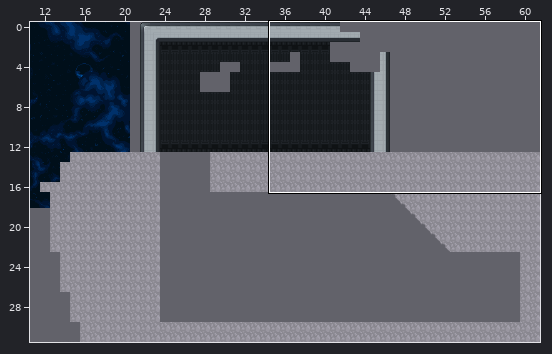
One commit to this Tiled map (JSON): core/assets/levels/level_1/level_0.tmj. Above, an overview of the earlier version with the close-up marked.
Close-up. First the earlier version:
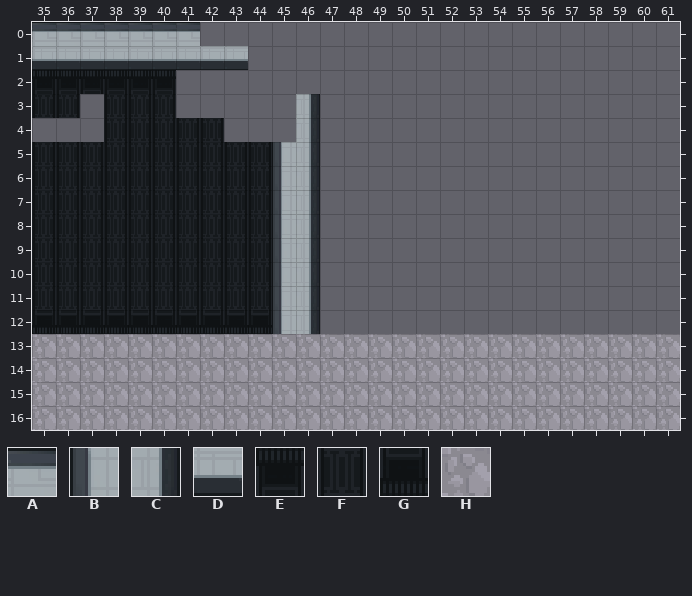
Cells are 16x16 px. Shown: x 35..61, y 0..16. The commit also changed other parts of the map, which this record leaves out.
Key: from "space-tiles": A 2, B 17, C 19, D 34, E 66 "Background", F 81 "Background", G 98 "Background"; from "tileset": H 17 "GameObject".
_ is an empty cell.
Layer "Tile Layer 1" before, first column x 35:
 0 AAAAAAA____________________
 1 DDDDDDDDD__________________
 2 EEEEEE_____________________
 3 FF_FFF_____C_______________
 4 ___FFFFF___C_______________
 5 FFFFFFFFFFBC_______________
 6 FFFFFFFFFFBC_______________
 7 FFFFFFFFFFBC_______________
 8 FFFFFFFFFFBC_______________
 9 FFFFFFFFFFBC_______________
10 FFFFFFFFFFBC_______________
11 FFFFFFFFFFBC_______________
12 GGGGGGGGGGBC_______________
13 HHHHHHHHHHHHHHHHHHHHHHHHHHH
14 HHHHHHHHHHHHHHHHHHHHHHHHHHH
15 HHHHHHHHHHHHHHHHHHHHHHHHHHH
16 HHHHHHHHHHHHHHHHHHHHHHHHHHH
And afterwards:
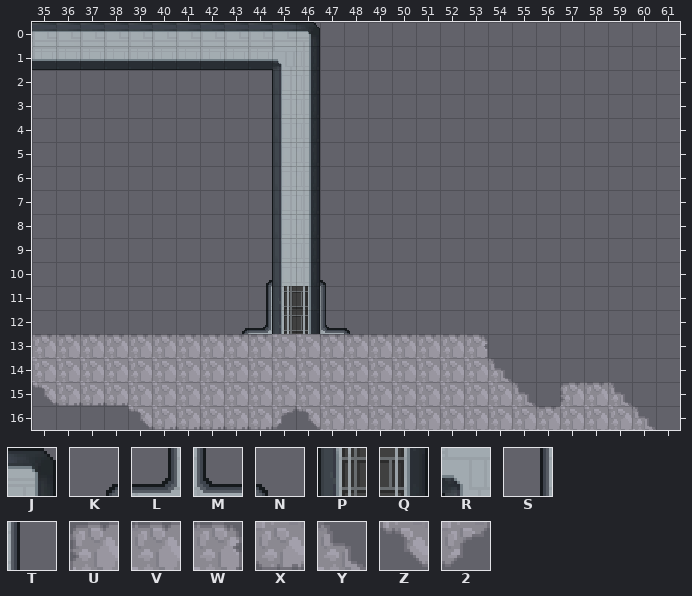
Further tiles: from "space-tiles": J 3, K 11, L 12, M 14, N 15, P 21, Q 23, R 30, S 43, T 47; from "tileset": U 0 "GameObject", V 1 "GameObject", W 2 "GameObject", X 33 "GameObject", Y 67 "GameObject", Z 82 "GameObject", 2 83 "GameObject".
What changed:
Layer "Tile Layer 1":
The author changed tile H to tile 2 in row 16 at x 45.
Tile A now appears in row 0 at x 42 to 45.
Tile B now appears in rows 2 to 4 at x 45.
Tile C now appears in rows 1 to 2 at x 46.
Tile D now appears in row 1 at x 44.
Tile J now appears in row 0 at x 46.
The author changed tile F to tile K in row 10 at x 44.
The author changed tile G to tile K in row 12 at x 43.
The author changed tile G to tile L in row 12 at x 44.
Tile M now appears in row 12 at x 47.
Tile N now appears in row 10 at x 47; in row 12 at x 48.
The author changed tile B to tile P in rows 11 to 12 at x 45.
The author changed tile C to tile Q in rows 11 to 12 at x 46.
Tile R now appears in row 1 at x 45.
The author changed tile F to tile S in row 11 at x 44.
Tile T now appears in row 11 at x 47.
The author changed tile H to tile U in row 15 at x 57.
The author changed tile H to tile V in row 13 at x 35 to 44 and 47 to 52; in row 15 at x 58; in row 16 at x 56.
The author changed tile H to tile W in row 13 at x 53.
The author changed tile H to tile X in row 15 at x 36 to 38; in row 16 at x 40 to 44.
The author changed tile H to tile Y in row 14 at x 54; in row 15 at x 55 and 59; in row 16 at x 60.
The author changed tile H to tile Z in row 15 at x 35; in row 16 at x 39 and 46.
The edit erases tile E in row 2 at x 35 to 40.
The edit erases tile F in row 3 at x 35 to 36 and 38 to 40; in row 4 at x 38 to 42; in rows 5 to 9 at x 35 to 44; in rows 10 to 11 at x 35 to 43.
The edit erases tile G in row 12 at x 35 to 42.
The edit erases tile H in row 13 at x 54 to 61; in row 14 at x 55 to 61; in row 15 at x 56 and 60 to 61; in row 16 at x 35 to 38 and 61.
Where, in picture pixels (left, top, right, bottom), the same in both close-ups:
changed: (32, 22, 680, 430)
